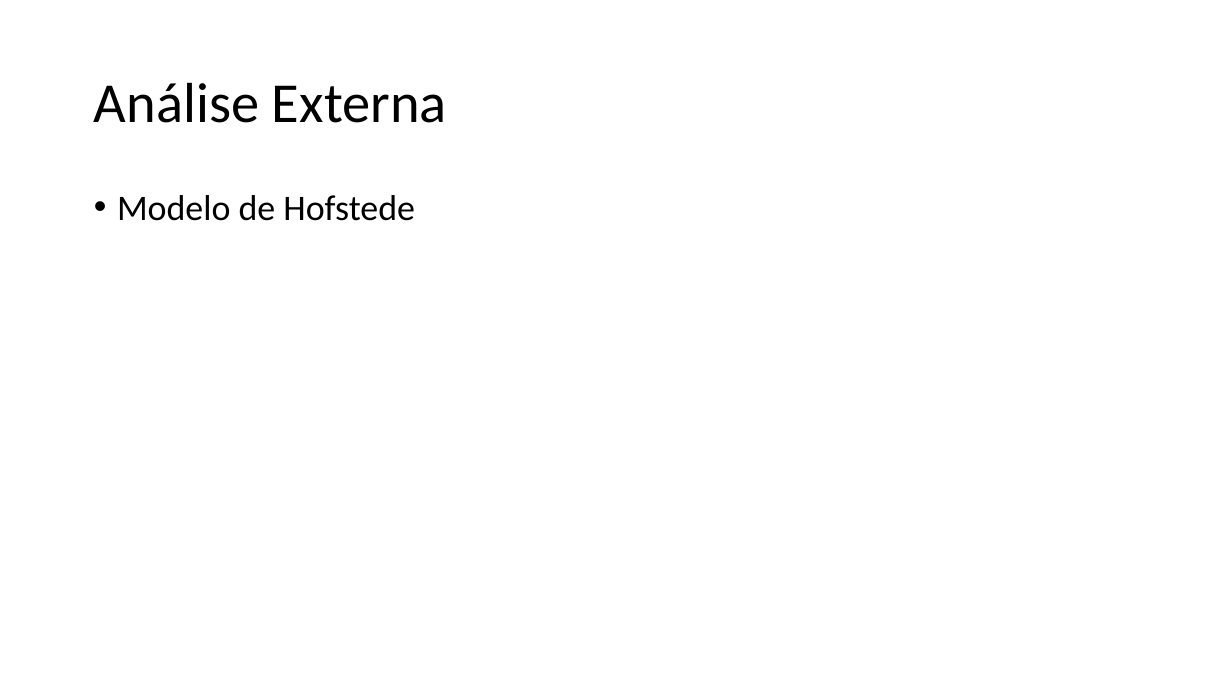
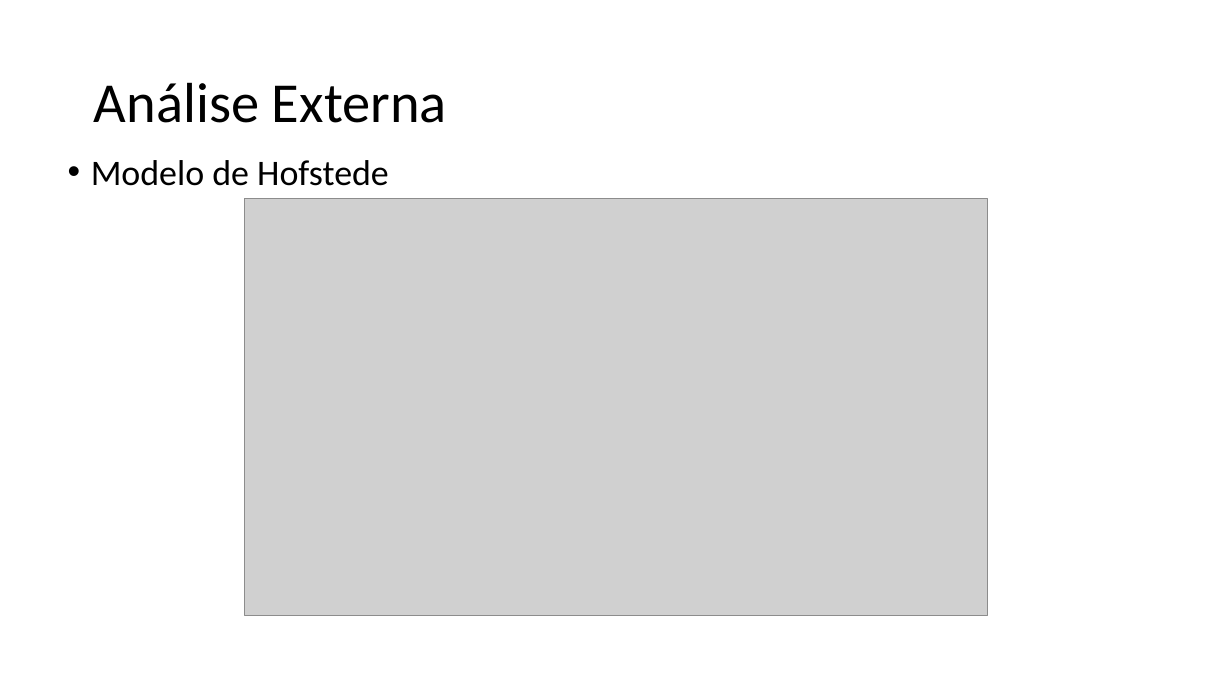
Before and after one commit to Norton1337/CORGA_2223, a slide deck: slide 9 of Super Bock Super Cock.pptx. Drawn at 1232x693 pixels with LibreOffice and Linux fonts; fonts in the diff are those of the drawing; grey boxes stand for pictures. Boxes give left, top, right and bottom in pixels: in the first picture for what was removed or moved away, otherwise in the second. Text is boxed around its words. In the diff, an @@ line names an element or a change of style, - is before the commit and + after.

```diff
--- a/Super Bock Super Cock.pptx
+++ b/Super Bock Super Cock.pptx
@@ text "Modelo de Hofstede": place and size @@
-text "Modelo de Hofstede" at <box>117,195,415,221</box>
+text "Modelo de Hofstede" at <box>91,160,389,186</box>
@@ picture added at <box>245,199,988,616</box> @@
```
Also in this commit, not shown: 2 other slides changed, 4 other files.
